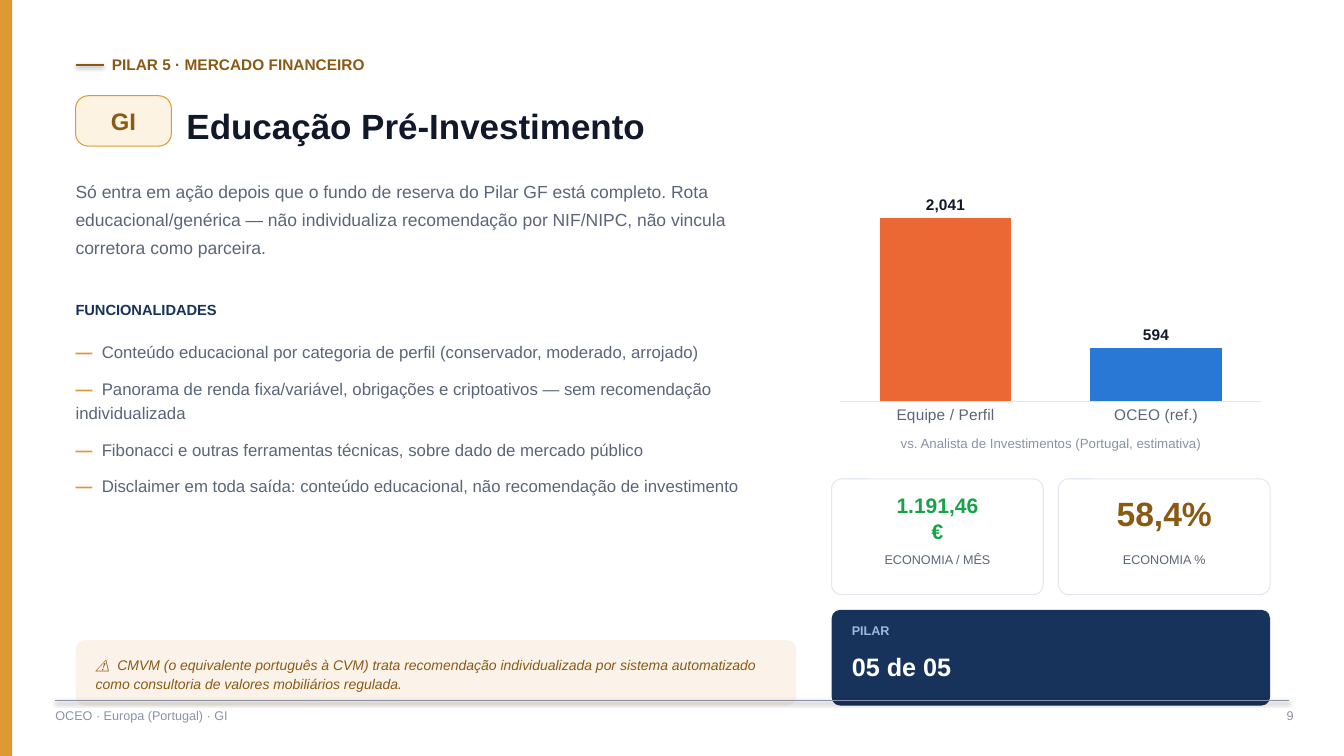
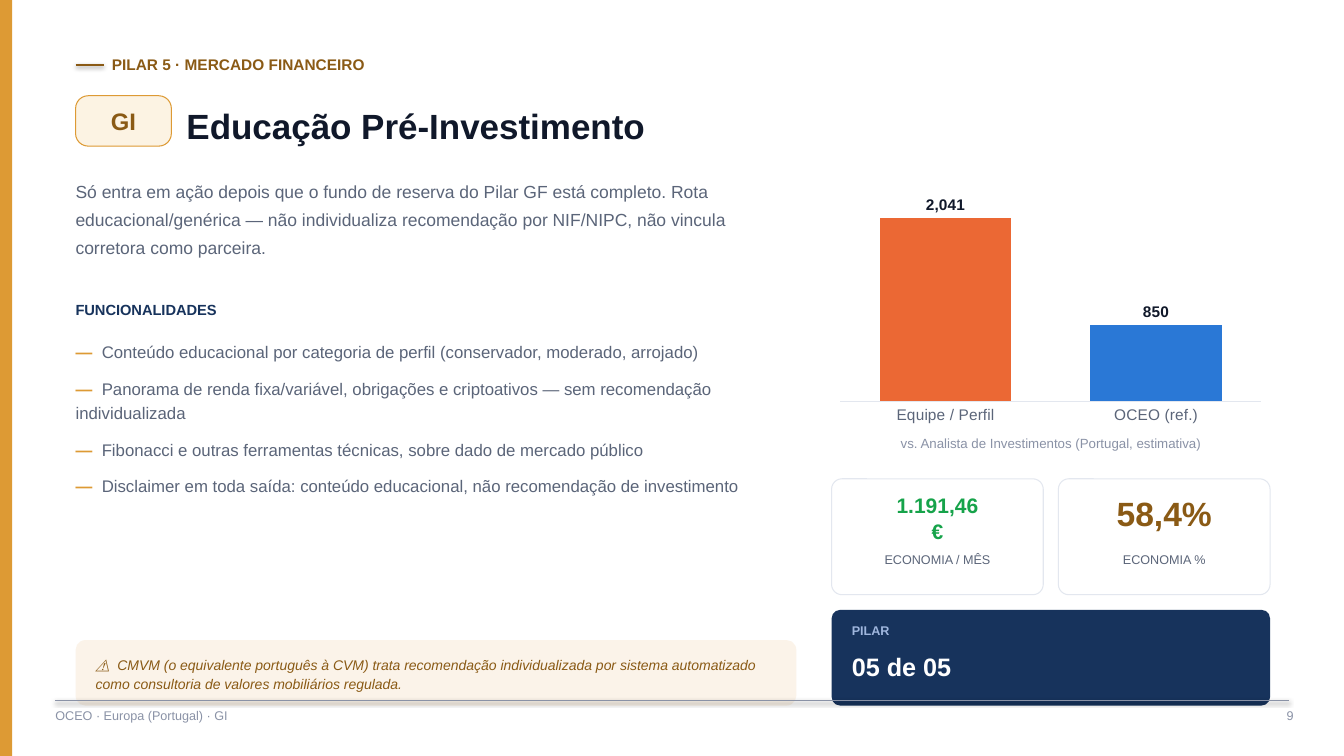
Before and after one commit to gibasenaprodutosdigitais-jpg/gilbertoos, a slide deck: slide 9 of outros-projetos/oceo/OCEO - Business Plan Europa (Portugal).pptx. Drawn at 1344x756 pixels with LibreOffice and Linux fonts; fonts in the diff are those of the drawing. Boxes give left, top, right and bottom in pixels: in the first picture for what was removed or moved away, otherwise in the second. Text is boxed around its words. In the diff, an @@ line names an element or a change of style, - is before the commit and + after.

```diff
--- a/outros-projetos/oceo/OCEO - Business Plan Europa (Portugal).pptx
+++ b/outros-projetos/oceo/OCEO - Business Plan Europa (Portugal).pptx
@@ column chart at (x1=832, y1=171, x2=1270, y2=429) @@
@@ Series 1, OCEO (ref.): 594 to 850 @@
```
Also in this commit, not shown: 6 other slides changed.
